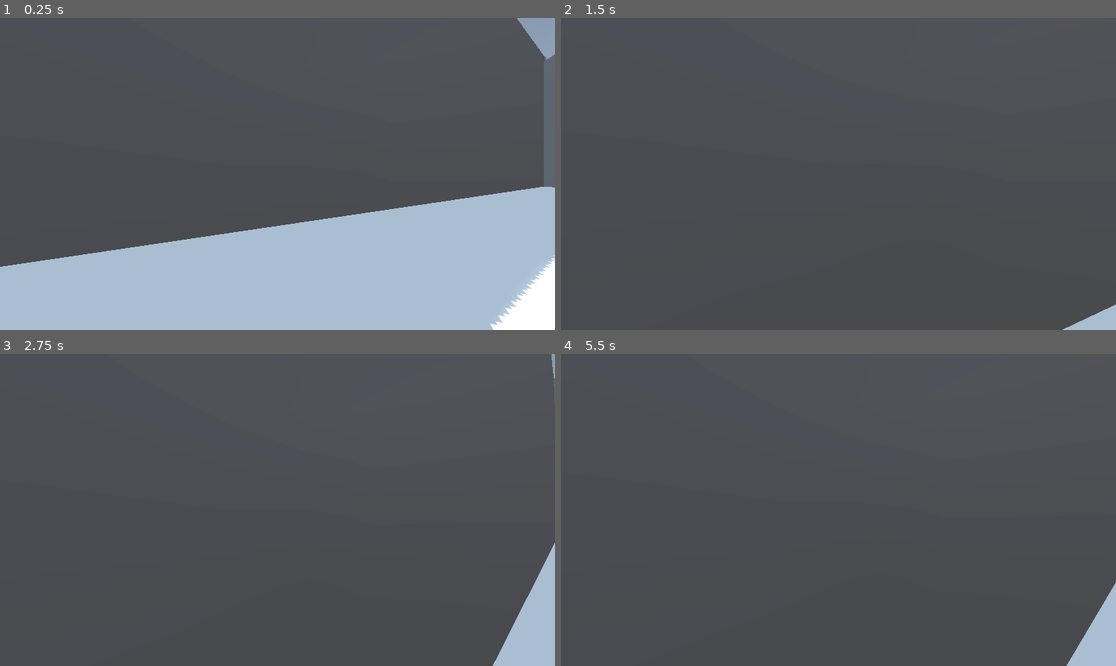
Above: before the commit, frames 1-4 (two rows, left to right).
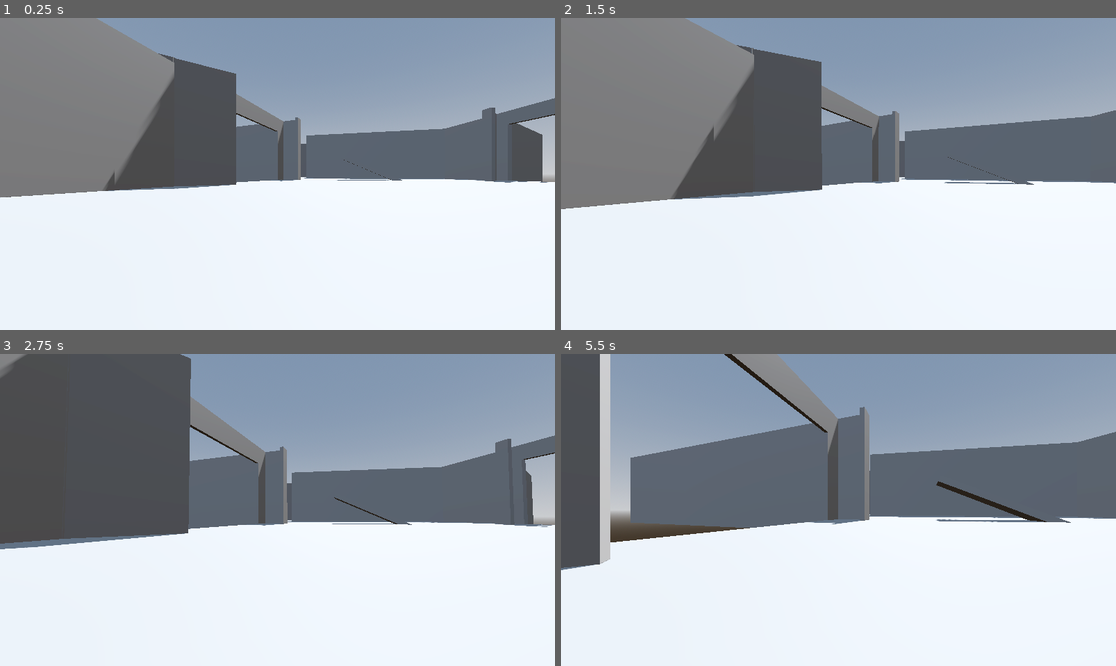
Above: after the commit, the same moments.

Repository: arsonblahaj/DDU-Escape-Herningsholm
Game: Godot game, scene res://Main.tscn
Same seed, same stepped clock (60 frames per second), same inputs: the game is played once before the commit and once after it.
Inputs (mouse positions are in pixels of both pictures, inside the frame that each line leads up to):
- Up to frame 1 (0.25 s): no input
- Up to frame 2 (1.5 s): tap Enter at 0.5 s; move the mouse to (866, 174) at 0.52 s; hold W (up) from 0.53 s (still down); tap Space (jump) at 0.77 s; move the mouse to (810, 174) at 1.27 s
- Up to frame 3 (2.75 s): keep holding W (up); tap Space (jump) at 1.52 s; move the mouse to (288, 503) at 2.02 s
- Up to frame 4 (5.5 s): keep holding W (up); move the mouse to (832, 516) at 2.77 s; tap Space (jump) at 3.02, 3.77, 4.52 s; move the mouse to (877, 513) at 3.52 s; move the mouse to (794, 506) at 4.27 s; move the mouse to (844, 510) at 5.02 s

The runs differ from the first frame. In frame 1, 90% of the frame differs, in the area x 0-100%, y 0-100%; in frame 2, 91%; in frame 3, 79%; in frame 4, 94%.

Commit message:
Main Update (23/1/2026)

Diff:
--- a/Main.tscn
+++ b/Main.tscn
@@ -14,11 +14,6 @@
 sky = SubResource("Sky_ragr8")
 tonemap_mode = 2
 glow_enabled = true
-
-[sub_resource type="StandardMaterial3D" id="StandardMaterial3D_spmh5"]
-albedo_color = Color(0, 0.5458846, 0.8828397, 1)
-
-[sub_resource type="StandardMaterial3D" id="StandardMaterial3D_wm4b4"]
 
 [node name="Main" type="Node"]
 
@@ -36,7 +31,6 @@
 [node name="CSGBox3D" type="CSGBox3D" parent="CSGCombiner3D"]
 transform = Transform3D(1, 0, 0, 0, 1, 0, 0, 0, 1, -4.3656197, 3.2477589, -0.3437767)
 size = Vector3(79.860565, 7.4955177, 63.119736)
-material = SubResource("StandardMaterial3D_spmh5")
 
 [node name="CSGBox3D2" type="CSGBox3D" parent="CSGCombiner3D"]
 transform = Transform3D(1, 0, 0, 0, 1, 0, 0, 0, 1, 28.674522, 9.069766, -2.2985258)
@@ -75,7 +69,6 @@
 [node name="CSGBox3D" type="CSGBox3D" parent="CSGCombiner3D/CSGCombiner3D2"]
 transform = Transform3D(1, 0, 0, 0, 1, 0, 0, 0, 1, -4.3656197, 3.2477589, -0.3437767)
 size = Vector3(79.860565, 7.4955177, 63.119736)
-material = SubResource("StandardMaterial3D_wm4b4")
 
 [node name="CSGBox3D2" type="CSGBox3D" parent="CSGCombiner3D/CSGCombiner3D2"]
 transform = Transform3D(1, 0, 0, 0, 1, 0, 0, 0, 1, 28.674522, 9.069766, -2.2985258)
@@ -176,24 +169,28 @@
 size = Vector3(6.3545227, 0.37158203, 2.0734863)
 
 [node name="CSGBox3D23" type="CSGBox3D" parent="CSGCombiner3D"]
-transform = Transform3D(0.40837818, 0, 0.9128128, 0, 1, 0, -0.9128128, 0, 0.40837818, -15.007505, 1.9150391, 8.742392)
-size = Vector3(23.37735, 9.598145, 0.17919922)
+transform = Transform3D(0.40837818, 0, 0.9128128, 0, 1, 0, -0.9128128, 0, 0.40837818, -15.134585, 1.9150391, 9.026443)
+size = Vector3(23.99971, 9.598145, 0.17919922)
 
 [node name="CSGBox3D27" type="CSGBox3D" parent="CSGCombiner3D"]
-transform = Transform3D(0.99992895, 0, 0.01192038, 0, 1, 0, -0.01192038, 0, 0.99992895, -27.939713, 3.348602, 19.558348)
-size = Vector3(16.35445, 6.865387, 0.116363525)
+transform = Transform3D(0.99992895, 0, 0.01192038, 0, 1, 0, -0.01192038, 0, 0.99992895, -24.919252, 3.3059628, 19.982277)
+size = Vector3(9.775266, 6.865387, 0.116363525)
 
 [node name="CSGBox3D25" type="CSGBox3D" parent="CSGCombiner3D"]
-transform = Transform3D(-1, 0, 6.978512e-05, 0, 1, 0, -6.978512e-05, 0, -1, -4.8983455, 3.4338531, 23.412607)
+transform = Transform3D(-1, 0, 6.978512e-05, 0, 1, 0, -6.978512e-05, 0, -1, -4.8983455, 3.4338531, 24.071585)
 size = Vector3(61.865555, 6.865387, 0.116363525)
 
 [node name="CSGBox3D26" type="CSGBox3D" parent="CSGCombiner3D"]
-transform = Transform3D(-0.051325105, 0, 0.99868196, 0, 1, 0, -0.99868196, 0, -0.051325105, -35.84359, 3.4397745, 22.203259)
+transform = Transform3D(-0.0086742705, 0, 0.99996233, 0, 1, 0, -0.99996233, 0, -0.0086742705, -35.843594, 3.4397743, 22.20326)
 size = Vector3(17.373665, 6.8989563, 0.116363525)
 
 [node name="CSGBox3D24" type="CSGBox3D" parent="CSGCombiner3D"]
-transform = Transform3D(-0.05463648, 0, -0.9985063, 0, 1, 0, 0.9985063, 0, -0.05463648, 26.245308, 3.3033981, 21.34312)
+transform = Transform3D(0.0016580761, 0, -0.99999875, 0, 1, 0, 0.99999875, 0, 0.0016580761, 26.245306, 3.3033981, 21.343122)
 size = Vector3(18.509048, 7.147766, 0.116363525)
 
+[node name="CSGBox3D28" type="CSGBox3D" parent="CSGCombiner3D"]
+transform = Transform3D(1, 0, 0, 0, 1, 0, 0, 0, 1, -29.766453, 2.8744454, 16.353271)
+size = Vector3(0.07519531, 7.757263, 7.4965286)
+
 [node name="Player" parent="." instance=ExtResource("1_glv2v")]
-transform = Transform3D(1, 0, 0, 0, 1, 0, 0, 0, 1, -60.878372, 2.1766214, 23.60325)
+transform = Transform3D(1, 0, 0, 0, 1, 0, 0, 0, 1, -13.005375, 2.1766214, 23.60325)
Not shown: 1 places in Main.tscn that only renumber resources
